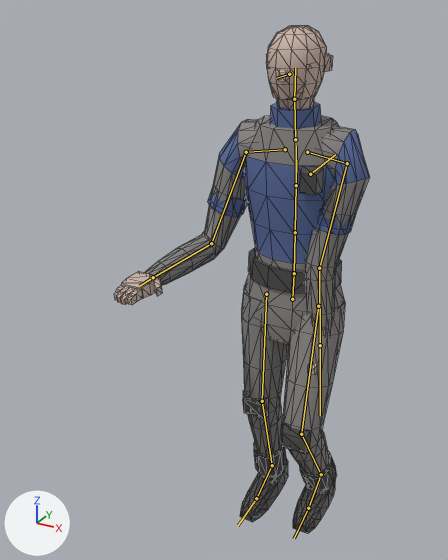
A saved change to the FBX model unity/HorrorGame/Assets/Models/Characters/Player.fbx.
Both versions are drawn from a 50 mm lens placed at (0.678, -1.694, 1.78), pointed at (-0.142, -0.201, 1.033). Lighting does not change. The marker at lower left points along +X, +Y and +Z. The older version comes first. Both versions are drawn at frame 16 of the action 'Walk'; the numbers are the values there. The bones that change, and the others that lie on the model, are drawn over the model as lines. Mesh edges are drawn as thin lines.

The first picture shows 'Player_Body'.
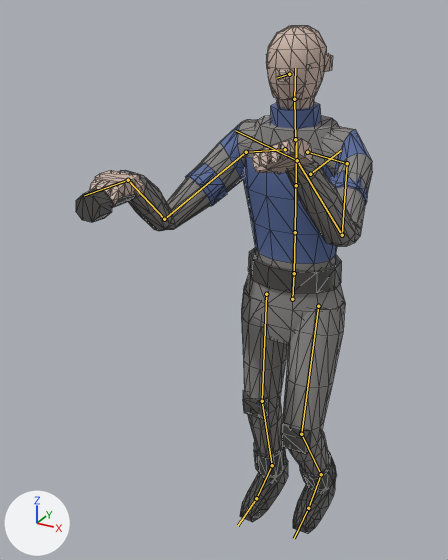
Location of each change, (x1, y1, x2, y2) in pixels of the pictures (448 x 560 px):
'Player_Body', posed
    before: (114, 26, 369, 534)
    after: (240, 26, 345, 534)
'Player_Arms', now drawn
    after: (89, 119, 372, 246)
    faces in mat_player_coverall (grey #8a8885): (119, 119, 372, 246)
    faces in mat_player_skin (beige #cbb5a8): (89, 137, 313, 207)
    faces in mat_role_listener (blue #596c9e): (185, 123, 372, 206)
'Player_Torch', now drawn
    after: (76, 189, 136, 222)
bone 'LeftUpperArm', root to tip
    before: (347, 163) to (319, 268)
    after: (347, 163) to (342, 235)
bone 'LeftLowerArm', root to tip
    before: (319, 268) to (320, 345)
    after: (342, 235) to (297, 160)
bone 'LeftHand', root to tip
    before: (320, 345) to (320, 415)
    after: (297, 160) to (235, 130)
bone 'RightUpperArm', root to tip
    before: (246, 152) to (211, 243)
    after: (246, 152) to (164, 219)
bone 'RightLowerArm', root to tip
    before: (211, 243) to (153, 277)
    after: (164, 219) to (128, 180)
bone 'RightHand', root to tip
    before: (153, 277) to (139, 286)
    after: (128, 180) to (84, 195)

The change, as a diff of the scene's bpy script:
```diff
--- a/unity/HorrorGame/Assets/Models/Characters/Player.fbx.py
+++ b/unity/HorrorGame/Assets/Models/Characters/Player.fbx.py
@@ bone_leftupperarm @@
 bone_leftupperarm = bpy.data.objects['Player_Rig'].pose.bones['LeftUpperArm']  # child of 'LeftShoulder'
-bone_leftupperarm.rotation_quaternion = (0.769, -0.638, -0.031, -0.024)  # degrees (-79, -4, 0)
+bone_leftupperarm.rotation_quaternion = (0.85, -0.057, 0.08, -0.518)  # degrees (-10, 4, -63)
@@ bone_leftlowerarm @@
 bone_leftlowerarm = bpy.data.objects['Player_Rig'].pose.bones['LeftLowerArm']  # child of 'LeftUpperArm'
-bone_leftlowerarm.rotation_quaternion = (0.992, 0.116, -0.034, 0.036)  # degrees (13, -4, 4)
+bone_leftlowerarm.rotation_quaternion = (0.629, 0.633, 0.45, -0.036)  # degrees (105, 38, 41)
@@ bone_lefthand @@
 bone_lefthand = bpy.data.objects['Player_Rig'].pose.bones['LeftHand']  # child of 'LeftLowerArm'
-bone_lefthand.rotation_quaternion = (1.0, 0.0, 0.0, 0.0)  # degrees (0, 0, 0)
+bone_lefthand.rotation_quaternion = (0.912, -0.259, -0.301, -0.099)  # degrees (-31, -37, -2)
@@ bone_rightupperarm @@
 bone_rightupperarm = bpy.data.objects['Player_Rig'].pose.bones['RightUpperArm']  # child of 'RightShoulder'
-bone_rightupperarm.rotation_quaternion = (0.904, -0.426, 0.023, 0.02)  # degrees (-50, 3, 1)
+bone_rightupperarm.rotation_quaternion = (0.906, -0.149, -0.054, 0.392)  # degrees (-18, 1, 47)
@@ bone_rightlowerarm @@
 bone_rightlowerarm = bpy.data.objects['Player_Rig'].pose.bones['RightLowerArm']  # child of 'RightUpperArm'
-bone_rightlowerarm.rotation_quaternion = (0.717, 0.374, -0.355, 0.47)  # degrees (23, -59, 53)
+bone_rightlowerarm.rotation_quaternion = (0.669, 0.604, -0.381, 0.205)  # degrees (92, -49, -17)
@@ bone_righthand @@
 bone_righthand = bpy.data.objects['Player_Rig'].pose.bones['RightHand']  # child of 'RightLowerArm'
-bone_righthand.rotation_quaternion = (0.998, 0.03, -0.031, 0.055)  # degrees (3, -4, 6)
+bone_righthand.rotation_quaternion = (0.895, -0.273, 0.329, 0.126)  # degrees (-33, 41, 4)
```
